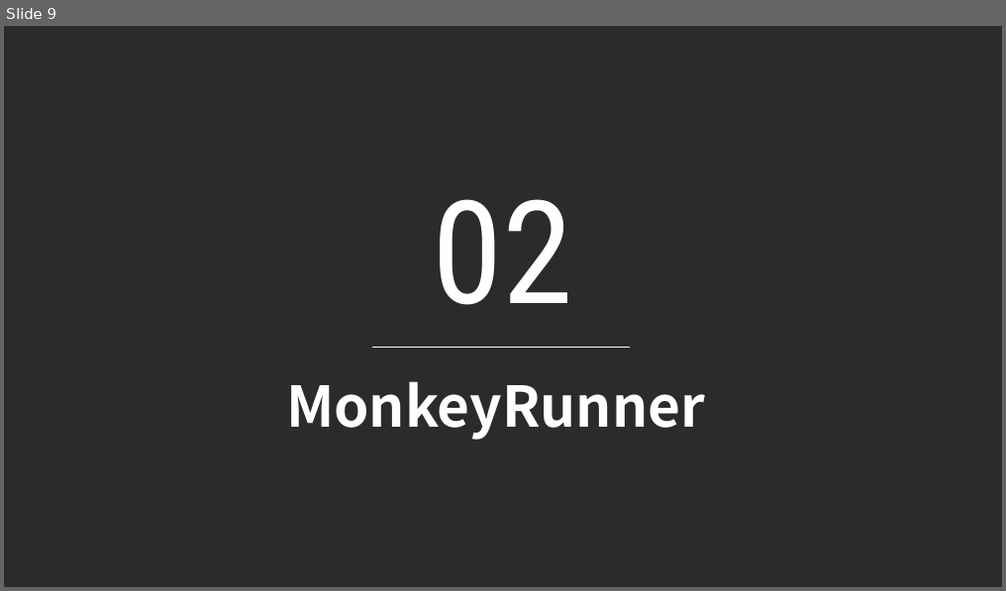
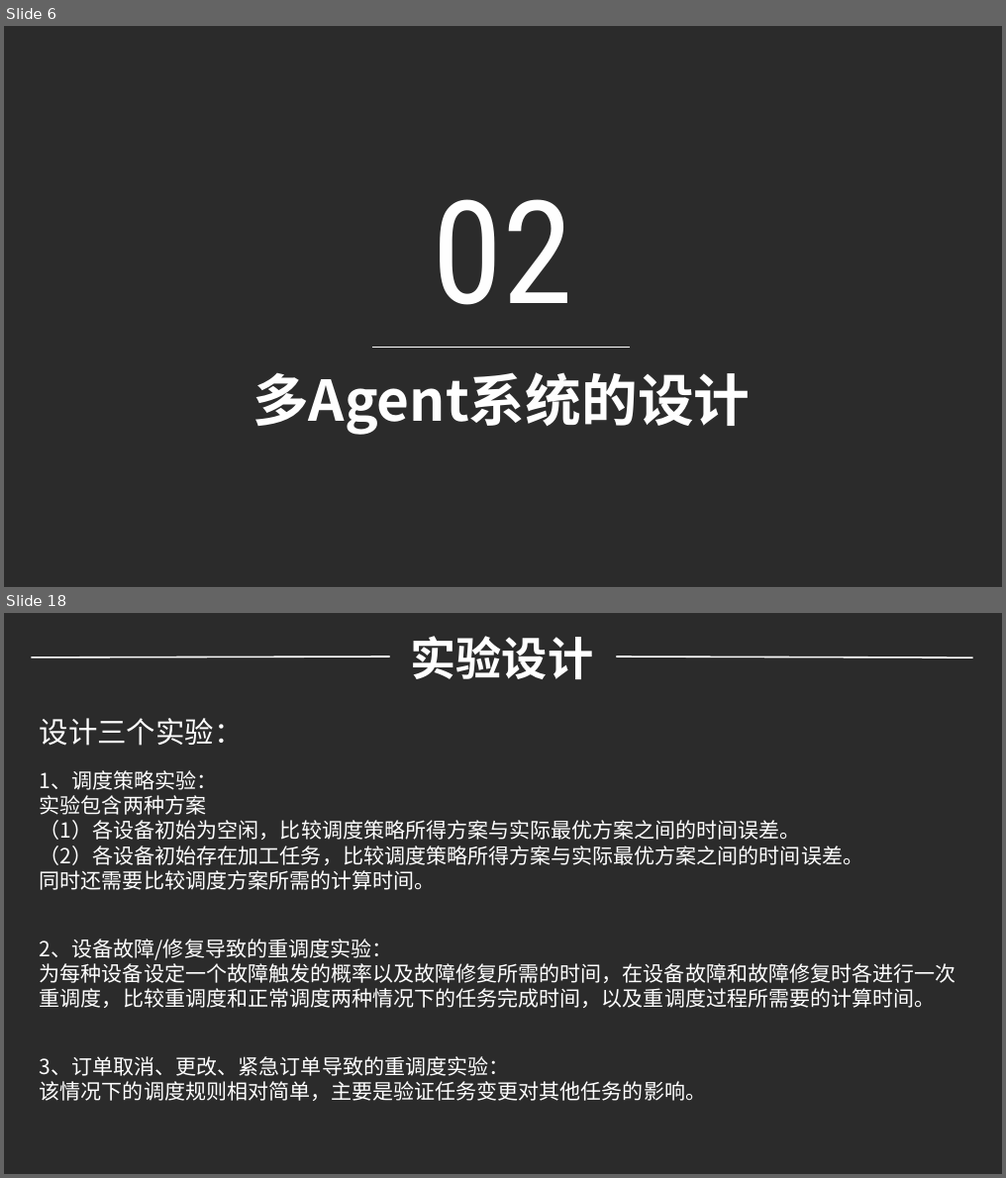
Before and after one commit to WeileLiang/Graduate, a slide deck: PPT/基于多Agent的动态调度系统1.pptx. Shown one above the other, each under a label of ours: slide 9 before the commit, slides 6 and 18 after it; the slides between them are not shown. The pictures are 1006x591 and 1006x1178 pixels, drawn with LibreOffice and Linux fonts; fonts in the diff are those of the drawing; background and template pictures are left out; a plain dark background stands for a picture behind light text. Boxes give left, top, right and bottom in pixels: in the first picture for what was removed or moved away, otherwise in the second. Text is boxed around its words. In the diff, an @@ line names an element or a change of style, - is before the commit and + after.

```diff
--- a/PPT/基于多Agent的动态调度系统1.pptx
+++ b/PPT/基于多Agent的动态调度系统1.pptx
@@ slide 18 added at (x1=4, y1=613, x2=1002, y2=1174), background picture (left out) @@
@@ text added at (x1=410, y1=636, x2=593, y2=679), 44 pt, text #FFFFFF, bold @@
+实验设计
@@ line added from (389, 657) to (31, 658), #FEFEFE 1.5 pt @@
@@ line added from (973, 658) to (617, 657), #FEFEFE 1.5 pt @@
@@ text added at (x1=40, y1=718, x2=244, y2=746), 28 pt, text #FFFFFF @@
+设计三个实验：
@@ text added at (x1=40, y1=770, x2=863, y2=890), 20 pt, text #FFFFFF @@
+1、调度策略实验：
+实验包含两种方案
+（1）各设备初始为空闲，比较调度策略所得方案与实际最优方案之间的时间误差。
+（2）各设备初始存在加工任务，比较调度策略所得方案与实际最优方案之间的时间误差。
+同时还需要比较调度方案所需的计算时间。
@@ text added at (x1=40, y1=939, x2=956, y2=1008), 20 pt, text #FFFFFF @@
+2、设备故障/修复导致的重调度实验：
+为每种设备设定一个故障触发的概率以及故障修复所需的时间，在设备故障和故障修复时各进行一次重调度，比较重调度和正常调度两种情况下的任务完成时间，以及重调度过程所需要的计算时间。
@@ text added at (x1=40, y1=1057, x2=706, y2=1101), 20 pt, text #FFFFFF @@
+3、订单取消、更改、紧急订单导致的重调度实验：
+该情况下的调度规则相对简单，主要是验证任务变更对其他任务的影响。
@@ what was slide 9 is now slide 6 @@
@@ slide 6 changed as well @@
@@ text at (x1=252, y1=372, x2=749, y2=435): text changed @@
-MonkeyRunner
+多Agent系统的设计
```
Also in this commit, not shown: 3 other slides changed, 12 other slides added, 39 slides removed, 6 other files.
